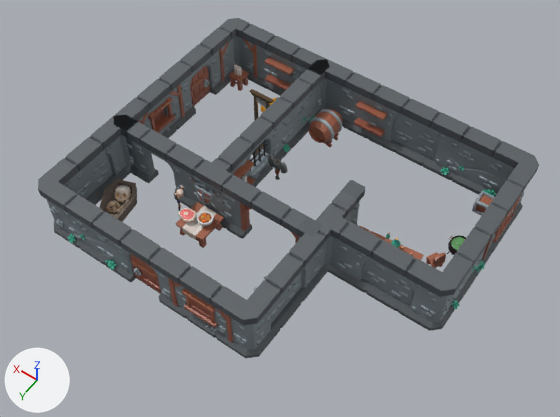
A saved change to the glTF model public/models/one.glb.
Camera for both pictures: a 50 mm lens placed at (-15.4, 21.8, 36.7), pointed at (1.0, -1.2, 0.7). Lighting does not change. The marker at lower left points along +X, +Y and +Z. Where no turn or scale is listed for an object, it has been applied to the vertices.

Before the edit, the objects in view are built like this:
```python
ob_barrel_small = bpy.data.objects.new('barrel_small', me_cylinder_002)
ob_barrel_small.location = (-8.96, -1.04, 0.0)
ob_box_small = bpy.data.objects.new('box_small', me_cube_020)
ob_box_small.location = (-8.62, -8.6, 0.0)
ob_candle_triple = bpy.data.objects.new('candle_triple', me_cylinder_005)
ob_candle_triple.location = (9.66, -8.6, 1.12)
ob_chair = bpy.data.objects.new('chair', me_cube_021)
ob_chair.location = (-8.14, -3.45, 0.0)
ob_coffin_decorated = bpy.data.objects.new('coffin_decorated', me_cube_025)
ob_coffin_decorated.location = (9.24, 3.95, 0.0)
ob_coffin_decorated.rotation_euler = (0.0, 0.0, -2.793)  # degrees (0, 0, -160)
ob_foodingredient_octopus = bpy.data.objects.new('FoodIngredient_Octopus', me_foodingredient_octopus_001)
ob_foodingredient_octopus.location = (5.66, -7.3, 1.88)
ob_foodingredient_octopus.scale = (100.0, 100.0, 100.0)
ob_keg = bpy.data.objects.new('keg', me_cylinder_006)
ob_keg.location = (2.3, -7.97, 0.0)
ob_table_long = bpy.data.objects.new('table_long', me_cube_026)
ob_table_long.location = (-5.7, -1.74, 0.11)
ob_table_medium_tablecloth = bpy.data.objects.new('table_medium_tablecloth', me_cube_030)
ob_table_medium_tablecloth.location = (4.12, 2.41, 0.0)
ob_table_small = bpy.data.objects.new('table_small', me_cube_027)
ob_table_small.location = (9.82, -8.74, 0.0)
# also in view: 'Cube.008' at (4.0, 7.0, 1.4); 'Cube.001' at (11.1, -6.0, 1.4); 'wall_corner_small.001' at (0.4, -1.5, 2.0)
```
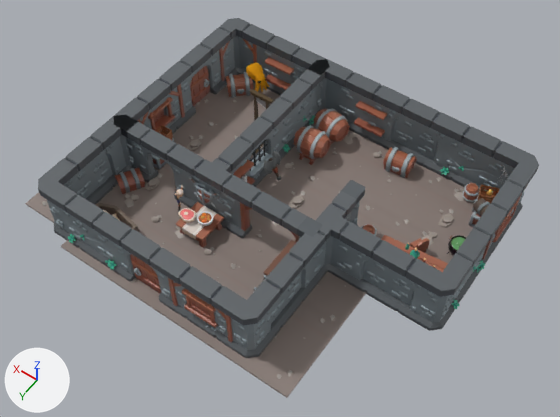
Commit message: one update

What changed in the scene script:
```text
Change ob_barrel_small:
    ob_barrel_small.location: (-8.96, -1.04, 0.0) -> (-4.13, -2.73, 0.0)
Remove ob_candle_triple:
    ob_candle_triple = bpy.data.objects.new('candle_triple', me_cylinder_005)
Change ob_chair:
    ob_chair.location: (-8.14, -3.45, 0.0) -> (-6.91, -3.77, 0.0)
Change ob_coffin_decorated:
    ob_coffin_decorated.location: (9.24, 3.95, 0.0) -> (8.43, 5.3, 0.0)
    ob_coffin_decorated.rotation_euler: (0.0, 0.0, -2.793) -> (0.0, 0.0, -1.547)  # degrees (0, 0, -160) -> degrees (0, 0, -89)
Change ob_keg:
    ob_keg.location: (2.3, -7.97, 0.0) -> (2.03, -8.24, 0.0)
    ob_keg.rotation_euler: (0.0, 0.0, 0.0) -> (0.0, 0.0, 1.383)  # degrees (0, 0, 0) -> degrees (0, 0, 79)
Change ob_table_long:
    ob_table_long.location: (-5.7, -1.74, 0.11) -> (-7.16, -2.02, 0.11)
Remove ob_table_small:
    ob_table_small = bpy.data.objects.new('table_small', me_cube_027)
Change ob_foodingredient_octopus:
    ob_foodingredient_octopus.location: (5.66, -7.3, 1.88) -> (7.81, -8.53, 1.88)
    ob_foodingredient_octopus.rotation_euler: (0.0, 0.0, 0.0) -> (0.0, 0.0, -1.934)  # degrees (0, 0, 0) -> degrees (0, 0, -111)
Change ob_skeleton_axe:
    ob_skeleton_axe.rotation_euler: (0.0, 0.0, 0.0) -> (-0.414, -0.0203, -1.617)  # degrees (0, 0, 0) -> degrees (-24, -1.2, -93)
Add ob_food_ingredient_potato:
    ob_food_ingredient_potato = bpy.data.objects.new('food_ingredient_potato', me_cube_18442)  # 80 vertices, 156 faces; spans x -0.175..0.125, y -0.17..0.17, z -0.197..0.193; in mat_restaurant_006 (picture img_restaurantbits_texture_1)
    ob_food_ingredient_potato.location = (-8.69, -8.53, 1.76)
Add ob_floor_dirt_large:
    ob_floor_dirt_large = bpy.data.objects.new('floor_dirt_large', me_cube_009)  # 2898 vertices, 3576 faces; spans x -2.0..22.0, y -11.0..10.0, z -0.1..0.3; in mat_texture_049 (picture img_dungeon_texture_2), mat_texture_050 (picture img_dungeon_texture_2)
    ob_floor_dirt_large.location = (-8.0, -2.0, 0.0)
Add ob_trunk_large_a:
    ob_trunk_large_a = bpy.data.objects.new('trunk_large_A', me_cube_16035)  # 104 vertices, 204 faces; spans x -0.89..0.89, y -0.95..0.95, z 0.0..1.0; in mat_texture_048 (picture img_dungeon_texture_2)
    ob_trunk_large_a.location = (9.82, 2.22, 0.0)
Add ob_trunk_medium_b:
    ob_trunk_medium_b = bpy.data.objects.new('trunk_medium_B', me_cube_16039)  # 76 vertices, 148 faces; spans x -0.598..0.598, y -0.561..0.561, z 0.0..0.726; in mat_texture_047 (picture img_dungeon_texture_2)
    ob_trunk_medium_b.location = (-8.89, -7.53, 1.14)
Add ob_chest_001:
    ob_chest_001 = bpy.data.objects.new('chest.001', me_cube_006)  # 390 vertices, 724 faces; spans x -1.02..1.02, y -1.03..1.03, z 0.0..1.3; in mat_texture_046 (picture img_dungeon_texture_2)
    ob_chest_001.location = (9.43, -8.29, 0.0)
Add ob_fruitcrate2_001:
    ob_fruitcrate2_001 = bpy.data.objects.new('FruitCrate2.001', me_fruitcrate2_001)  # 106 vertices, 196 faces; spans x -0.432..0.432, y -0.535..0.535, z -0.352..0.332; in mat_palettematerial001_005 (picture img_palettebasecolor_3)
    ob_fruitcrate2_001.location = (9.83, -0.96, 1.61)
Add ob_barrel_small_002:
    ob_barrel_small_002 = bpy.data.objects.new('barrel_small.002', me_cylinder_002.copy())  # the mesh of ob_barrel_small
    ob_barrel_small_002.location = (9.91, -1.37, 0.0)
Add ob_box_small_001:
    ob_box_small_001 = bpy.data.objects.new('box_small.001', me_cube_020.copy())  # the mesh of ob_box_small
    ob_box_small_001.location = (9.68, -0.22, 0.0)
Add ob_chest:
    ob_chest = bpy.data.objects.new('chest', me_cube_11164)  # 390 vertices, 724 faces; spans x -0.91..0.91, y -0.76..0.8, z 0.0..1.3; in mat_texture_046 (picture img_dungeon_texture_2)
    ob_chest.location = (-2.87, -8.51, 0.0)
Add ob_keg_001:
    ob_keg_001 = bpy.data.objects.new('keg.001', me_cylinder_012)  # 453 vertices, 807 faces; spans x -1.0..1.04, y -0.91..0.91, z 0.0..2.05; in mat_texture_018 (picture img_dungeon_texture_1)
    ob_keg_001.location = (2.19, -6.29, 0.0)
Add ob_box_small_002:
    ob_box_small_002 = bpy.data.objects.new('box_small.002', me_cube_020.copy())  # the mesh of ob_box_small
    ob_box_small_002.location = (-8.94, -7.53, 0.0)
Add ob_barrel_small_001:
    ob_barrel_small_001 = bpy.data.objects.new('barrel_small.001', me_cylinder_002.copy())  # the mesh of ob_barrel_small
    ob_barrel_small_001.location = (-7.57, -8.96, 0.0)
Add ob_group804261949:
    ob_group804261949 = bpy.data.objects.new('group804261949', me_mesh804261949)  # 88 vertices, 132 faces; spans x -0.5..0.24, y -1.28..1.26, z -1.32..1.76; in mat_mat20 (brown #795545)
    ob_group804261949.location = (-2.13, 3.07, 1.47)
Add ob_fruitcrate2:
    ob_fruitcrate2 = bpy.data.objects.new('FruitCrate2', me_fruitcrate2)  # 106 vertices, 196 faces; spans x -0.643..0.643, y -0.582..0.582, z -0.352..0.332; in mat_palettematerial001_005 (picture img_palettebasecolor_3)
    ob_fruitcrate2.location = (-8.7, -8.43, 1.61)
```

Pixel boxes (x1, y1, x2, y2) of what changed, in the pictures (560 x 417 px):
'floor_dirt_large', added: after (25, 82, 528, 398)
'coffin_decorated', moved, turned: before (99, 179, 137, 222); after (96, 203, 139, 232)
'keg', moved, turned: before (309, 109, 342, 147); after (314, 108, 350, 144)
'keg.001', added (brown): after (293, 125, 331, 165)
'chest', added: after (383, 147, 417, 178)
'table_long', moved: before (359, 226, 424, 260); after (381, 235, 448, 272)
'chest.001', added: after (226, 72, 253, 98)
'trunk_large_A', added: after (115, 168, 145, 194)
'chair', moved: before (426, 252, 446, 268); after (410, 238, 430, 252)
'FoodIngredient_Octopus', moved, turned: before (261, 98, 277, 112); after (246, 62, 269, 92)
'Skeleton_Axe', turned: before (267, 155, 288, 180); after (264, 151, 281, 180)
'table_small', deleted: before (229, 69, 249, 91)
'group804261949', added: after (263, 240, 296, 277)
'barrel_small.001', added: after (463, 183, 480, 202)
'FruitCrate2', added: after (478, 185, 499, 204)
'trunk_medium_B', added: after (473, 198, 490, 216)
'FruitCrate2.001', added: after (155, 125, 173, 140)
'box_small.001', added: after (152, 154, 167, 169)
'box_small.002', added: after (469, 211, 481, 228)
'barrel_small', moved (not visible before): after (361, 224, 377, 236)
'candle_triple', deleted: before (234, 64, 242, 76)
'food_ingredient_potato', added: after (487, 189, 493, 196)
